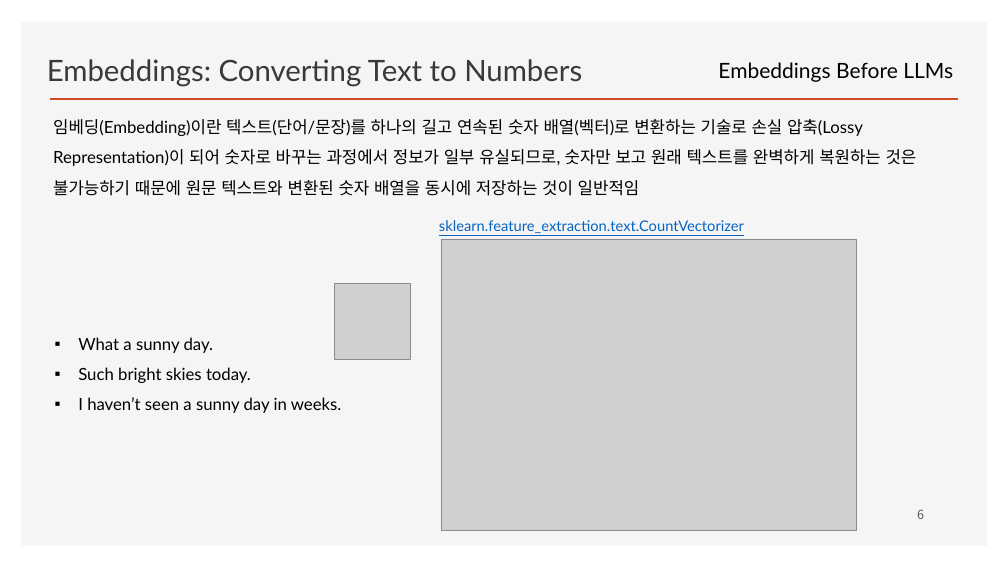
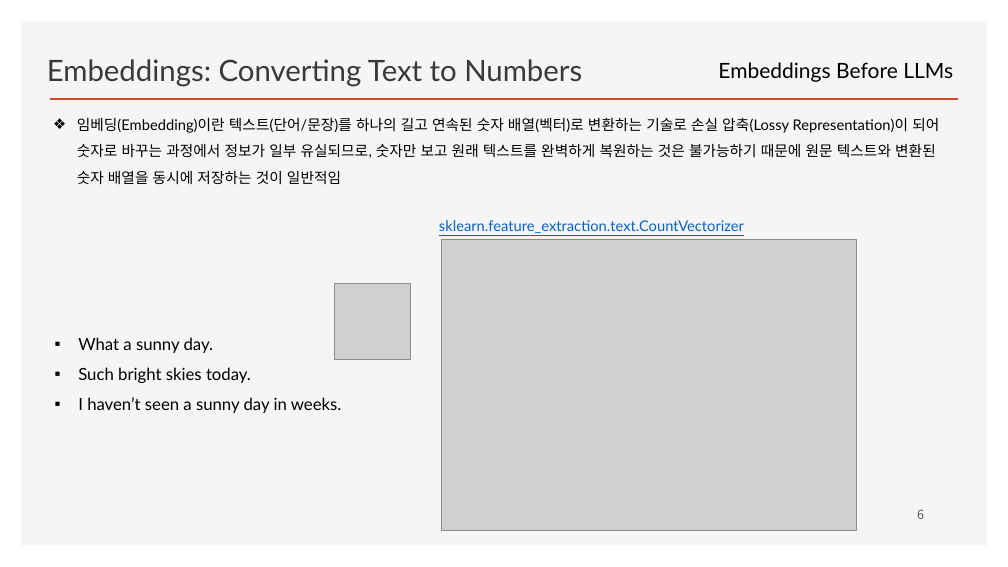
Before and after one commit to ancestor9/2026_Fall_Learning-Langchain-AI-Agent, a slide deck: slide 6 of CHAPTER 2 RAG Part I_Indexing Your Data.pptx. Drawn at 1008x567 pixels with LibreOffice and Linux fonts; fonts in the diff are those of the drawing; grey boxes stand for pictures; background and template pictures are left out. Boxes give left, top, right and bottom in pixels: in the first picture for what was removed or moved away, otherwise in the second. Text is boxed around its words. In the diff, an @@ line names an element or a change of style, - is before the commit and + after.

```diff
--- a/CHAPTER 2 RAG Part I_Indexing Your Data.pptx
+++ b/CHAPTER 2 RAG Part I_Indexing Your Data.pptx
@@ text "임베딩(Embedding)이란 텍스트(단어/문장)를 하나의 길고 연속된 ..." at bbox=[77, 117, 939, 184]: size 16 to 14 pt; bullet none to ❖ @@
```
Also in this commit, not shown: 3 other slides changed, 5 slides added.
